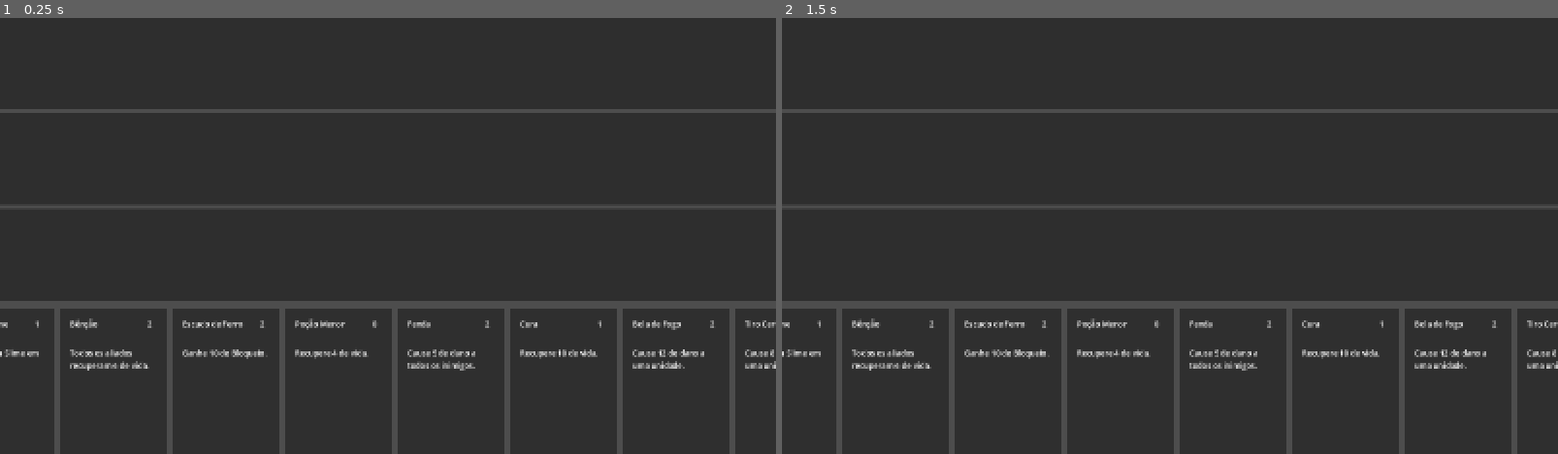
Above: before the commit, frames 1-2 (left to right).
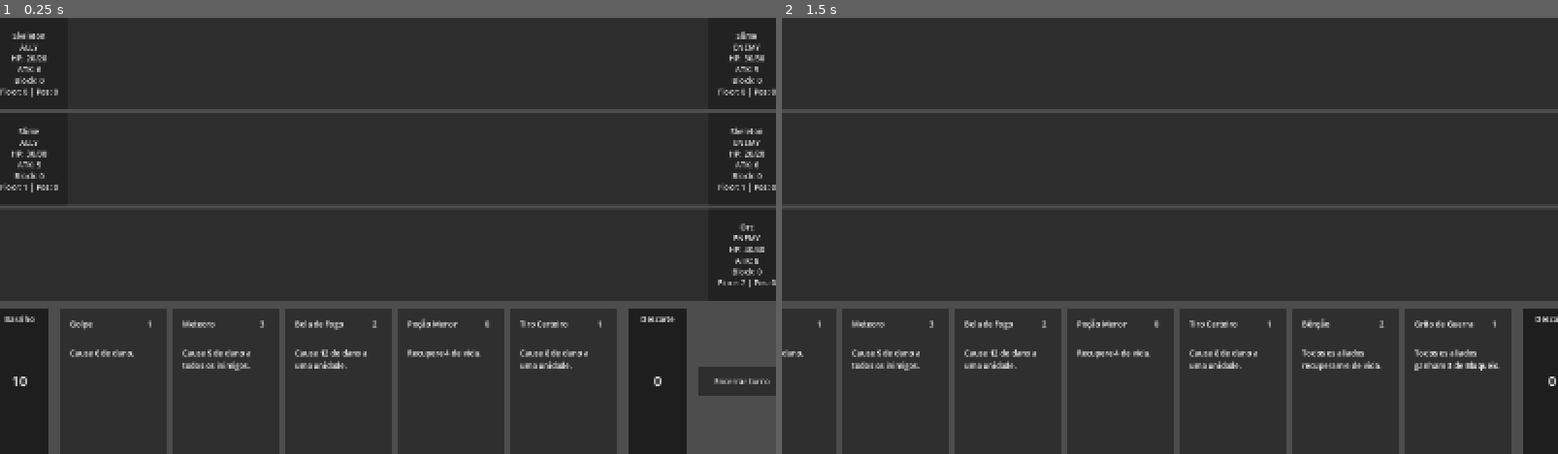
Above: after the commit, the same moments.

Repository: felippe-miguel/be-card
Game: Godot game, scene res://scenes/game.tscn
Same seed, same stepped clock (60 frames per second), same inputs: the game is played once before the commit and once after it.
Inputs (mouse positions are in pixels of both pictures, inside the frame that each line leads up to):
- Up to frame 1 (0.25 s): no input
- Up to frame 2 (1.5 s): click (1526, 379) at 0.5 s, where only the run after the commit has a clickable "Encerrar turno"; move the mouse to (1170, 61) at 1.27 s; click (1170, 61) at 1.42 s

The runs differ from the first frame. In frame 1, 6.3% of the frame differs, in the area x 0-100%, y 3-100%; in frame 2, 1.7%.

Commit message:
feat(cartas): implementa baralho, mao e pilha de descarte
Adiciona Deck (RefCounted, dono: Game): draw_pile/hand/discard_pile de
CardData. 5 cartas compradas no inicio da batalha, 2 por turno ao
voltar para PLAYER_ACTION; reembaralha o descarte na pilha de compra
quando ela esvazia. Nenhuma distincao por CardData.type ainda -- toda
carta compartilha o mesmo baralho e descarte, conforme decisao do
usuario.

Game.render_hand() reconstroi os Cards visuais da mao a partir de
deck.hand a cada mudanca (Deck.changed). Game.execute_card() descarta
a carta apos resolver seus efeitos.

Novo CardPileView (Control generico, scenes/card_pile_view.tscn):
mostra so titulo e contagem, sem representar cartas individuais.
Instanciado duas vezes em game.tscn (DeckPileView a esquerda da mao,
DiscardPileView a direita), atualizado via Deck.changed.

Documenta o novo fluxo em docs/ARCHITECTURE.md e atualiza a prioridade
atual em AGENTS.md.

Diff:
--- /dev/null
+++ b/scenes/card_pile_view.tscn
@@ -0,0 +1,47 @@
+[gd_scene format=3]
+
+[ext_resource type="Script" path="res://scripts/card_pile_view.gd" id="1_pile"]
+
+[node name="CardPileView" type="Control"]
+custom_minimum_size = Vector2(120, 160)
+layout_mode = 2
+script = ExtResource("1_pile")
+
+[node name="Background" type="ColorRect" parent="."]
+layout_mode = 1
+anchors_preset = 15
+anchor_right = 1.0
+anchor_bottom = 1.0
+grow_horizontal = 2
+grow_vertical = 2
+mouse_filter = 2
+color = Color(0.12, 0.12, 0.12, 1)
+
+[node name="TitleLabel" type="Label" parent="."]
+layout_mode = 1
+offset_left = 10.0
+offset_top = 10.0
+offset_right = 110.0
+offset_bottom = 34.0
+theme_override_colors/font_color = Color(1, 1, 1, 1)
+horizontal_alignment = 1
+autowrap_mode = 2
+
+[node name="CountLabel" type="Label" parent="."]
+layout_mode = 1
+anchors_preset = 8
+anchor_left = 0.5
+anchor_top = 0.5
+anchor_right = 0.5
+anchor_bottom = 0.5
+offset_left = -50.0
+offset_top = -20.0
+offset_right = 50.0
+offset_bottom = 20.0
+grow_horizontal = 2
+grow_vertical = 2
+theme_override_colors/font_color = Color(1, 1, 1, 1)
+theme_override_font_sizes/font_size = 28
+horizontal_alignment = 1
+vertical_alignment = 1
+text = "0"
--- a/scenes/game.tscn
+++ b/scenes/game.tscn
@@ -2,6 +2,7 @@
 
 [ext_resource type="Script" uid="uid://sh8nhgv0c8i8" path="res://scripts/game.gd" id="1_uwrxv"]
 [ext_resource type="PackedScene" uid="uid://dtxw2mbs8lwqh" path="res://scenes/battle_floor.tscn" id="2_yqjtg"]
+[ext_resource type="PackedScene" path="res://scenes/card_pile_view.tscn" id="3_pile"]
 
 [node name="Game" type="Control" unique_id=943361433]
 layout_mode = 3
@@ -48,10 +49,16 @@
 layout_mode = 2
 theme_override_constants/separation = 24
 
+[node name="DeckPileView" parent="Layout/BottomBar" unique_id=300111555 instance=ExtResource("3_pile")]
+layout_mode = 2
+
 [node name="Cards" type="HBoxContainer" parent="Layout/BottomBar" unique_id=856220962]
 layout_mode = 2
 size_flags_horizontal = 3
 theme_override_constants/separation = 12
+
+[node name="DiscardPileView" parent="Layout/BottomBar" unique_id=300111666 instance=ExtResource("3_pile")]
+layout_mode = 2
 
 [node name="EndTurnButton" type="Button" parent="Layout/BottomBar" unique_id=1204558873]
 custom_minimum_size = Vector2(180, 60)
--- /dev/null
+++ b/scripts/card_pile_view.gd
@@ -0,0 +1,14 @@
+class_name CardPileView
+extends Control
+
+## Representa visualmente uma pilha de cartas (baralho ou descarte) como
+## uma contagem, sem distinguir cartas individuais.
+
+@onready var title_label: Label = $TitleLabel
+@onready var count_label: Label = $CountLabel
+
+func setup(title: String) -> void:
+	title_label.text = title
+
+func set_count(count: int) -> void:
+	count_label.text = str(count)
--- /dev/null
+++ b/scripts/deck.gd
@@ -0,0 +1,49 @@
+class_name Deck
+extends RefCounted
+
+## Baralho de cartas do jogador: pilha de compra, mão e descarte.
+## Toda carta do CardDatabase entra na pilha de compra ao iniciar.
+
+signal changed
+
+var draw_pile: Array[CardData] = []
+var discard_pile: Array[CardData] = []
+var hand: Array[CardData] = []
+
+func _init(cards: Array[CardData]) -> void:
+	draw_pile = cards.duplicate()
+	draw_pile.shuffle()
+
+func draw(amount: int) -> void:
+	for i in range(amount):
+		draw_single_card()
+
+	changed.emit()
+
+func draw_single_card() -> void:
+	if draw_pile.is_empty():
+		reshuffle_discard_into_draw_pile()
+
+	if draw_pile.is_empty():
+		print("Sem cartas para comprar.")
+		return
+
+	var card_data = draw_pile.pop_back()
+
+	hand.append(card_data)
+
+func discard(card_data: CardData) -> void:
+	hand.erase(card_data)
+	discard_pile.append(card_data)
+
+	changed.emit()
+
+func reshuffle_discard_into_draw_pile() -> void:
+	if discard_pile.is_empty():
+		return
+
+	draw_pile.append_array(discard_pile)
+	discard_pile.clear()
+	draw_pile.shuffle()
+
+	print("Baralho reembaralhado a partir do descarte.")
--- a/scripts/game.gd
+++ b/scripts/game.gd
@@ -4,6 +4,8 @@
 @onready var floors_container: VBoxContainer = $Layout/Floors
 @onready var end_turn_button: Button = $Layout/BottomBar/EndTurnButton
 @onready var result_label: Label = $Layout/ResultLabel
+@onready var deck_pile_view: CardPileView = $Layout/BottomBar/DeckPileView
+@onready var discard_pile_view: CardPileView = $Layout/BottomBar/DiscardPileView
 
 var card_database: CardDatabase
 var unit_database: UnitDatabase
@@ -12,8 +14,12 @@
 var effect_system: EffectSystem
 var battle_state: BattleState
 var game_state: GameState
+var deck: Deck
 
 var pending_card: Card = null
+
+const STARTING_HAND_SIZE = 5
+const CARDS_DRAWN_PER_TURN = 2
 
 func _ready():
 	card_database = CardDatabase.new()
@@ -34,13 +40,18 @@
 
 	setup_units()
 
+	var all_cards: Array[CardData] = []
+
 	for card_id in card_database.cards:
-		var card_data = card_database.cards[card_id]
-		var card = preload("res://scenes/card.tscn").instantiate()
-
-		card_container.add_child(card)
-		card.setup(card_data)
-		card.played.connect(_on_card_played)
+		all_cards.append(card_database.cards[card_id])
+
+	deck = Deck.new(all_cards)
+	deck.changed.connect(_on_deck_changed)
+
+	deck_pile_view.setup("Baralho")
+	discard_pile_view.setup("Descarte")
+
+	deck.draw(STARTING_HAND_SIZE)
 
 	end_turn_button.pressed.connect(_on_end_turn_pressed)
 
@@ -56,6 +67,8 @@
 		return
 
 	game_state.change_to(GameState.State.PLAYER_ACTION)
+
+	deck.draw(CARDS_DRAWN_PER_TURN)
 
 ## Verifica se a batalha terminou e, se sim, encerra a partida. Retorna
 ## true quando a batalha acabou, para os chamadores pularem a volta ao
@@ -116,6 +129,26 @@
 			return "floor"
 
 	return ""
+
+func _on_deck_changed() -> void:
+	render_hand()
+
+	deck_pile_view.set_count(deck.draw_pile.size())
+	discard_pile_view.set_count(deck.discard_pile.size())
+
+## Reconstrói os cards visuais da mão a partir de deck.hand. A mão é
+## pequena o suficiente para reconstruir por completo a cada mudança,
+## em vez de sincronizar node a node.
+func render_hand() -> void:
+	for child in card_container.get_children():
+		child.queue_free()
+
+	for card_data in deck.hand:
+		var card = preload("res://scenes/card.tscn").instantiate()
+
+		card_container.add_child(card)
+		card.setup(card_data)
+		card.played.connect(_on_card_played)
 
 func setup_units() -> void:
 	for battle_floor in battle_state.battlefield.floors:
@@ -180,4 +213,6 @@
 			selected_floor
 		)
 
+	deck.discard(card.data)
+
 	check_battle_result()
Not shown, changed: AGENTS.md
Not shown, changed: docs/ARCHITECTURE.md
